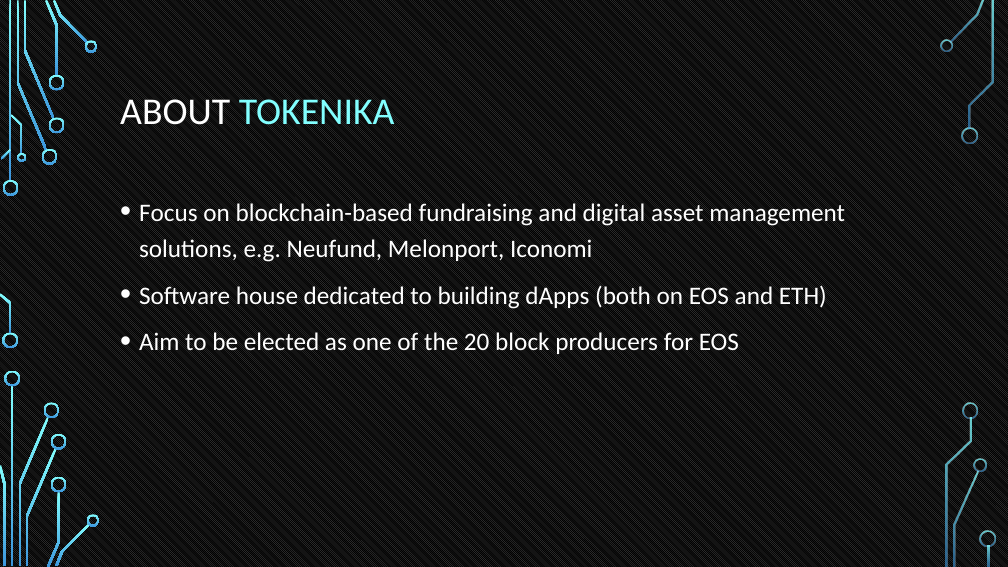
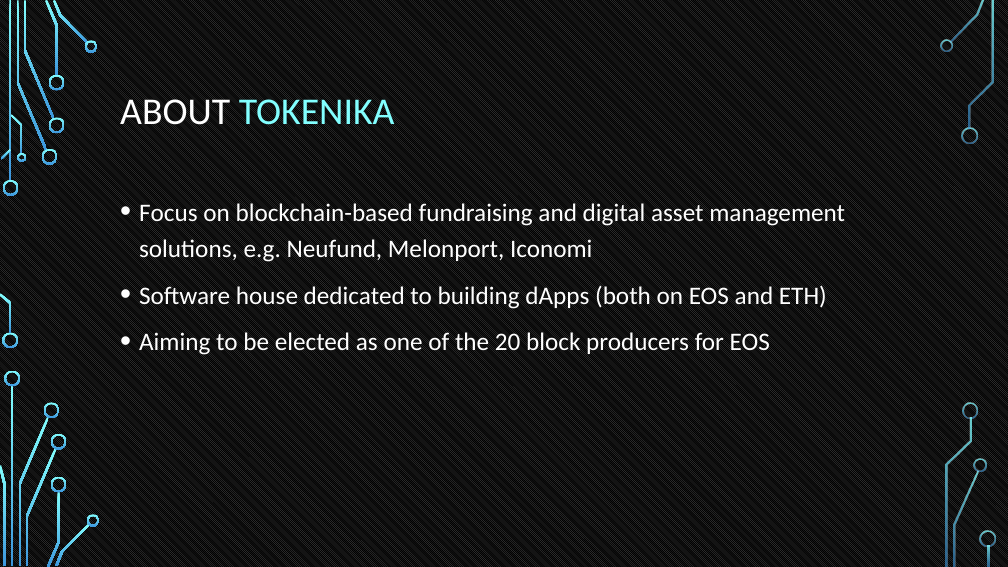
Before and after one commit to tokenika/tokenika.github.io, a slide deck: slide 47 of WarsawBlock.pptx (slide 43 before the commit). Drawn at 1008x567 pixels with LibreOffice and Linux fonts; fonts in the diff are those of the drawing; background and template pictures are left out. Boxes give left, top, right and bottom in pixels: in the first picture for what was removed or moved away, otherwise in the second. Text is boxed around its words. In the diff, an @@ line names an element or a change of style, - is before the commit and + after.

```diff
--- a/WarsawBlock.pptx
+++ b/WarsawBlock.pptx
@@ text at box(139, 332, 770, 355): text changed @@
-• Aim to be elected as one of the 20 block producers for EOS
+• Aiming to be elected as one of the 20 block producers for EOS
```
Also in this commit, not shown: 16 other slides changed, 5 slides added, 1 slide removed, 1 other file.
